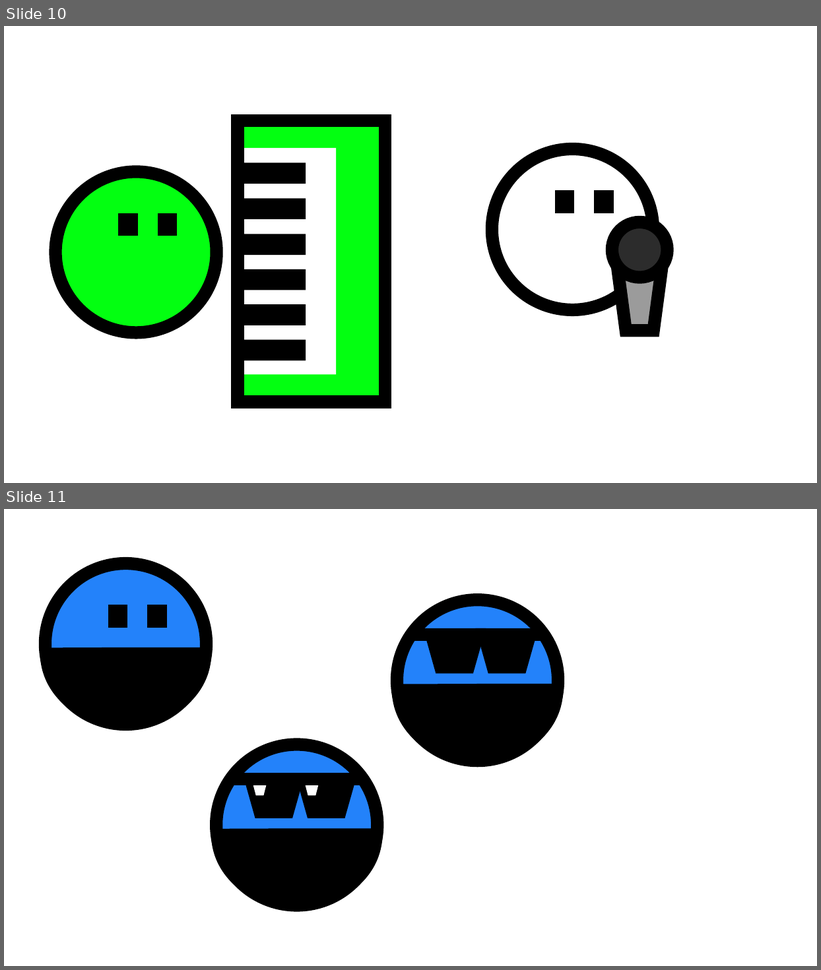
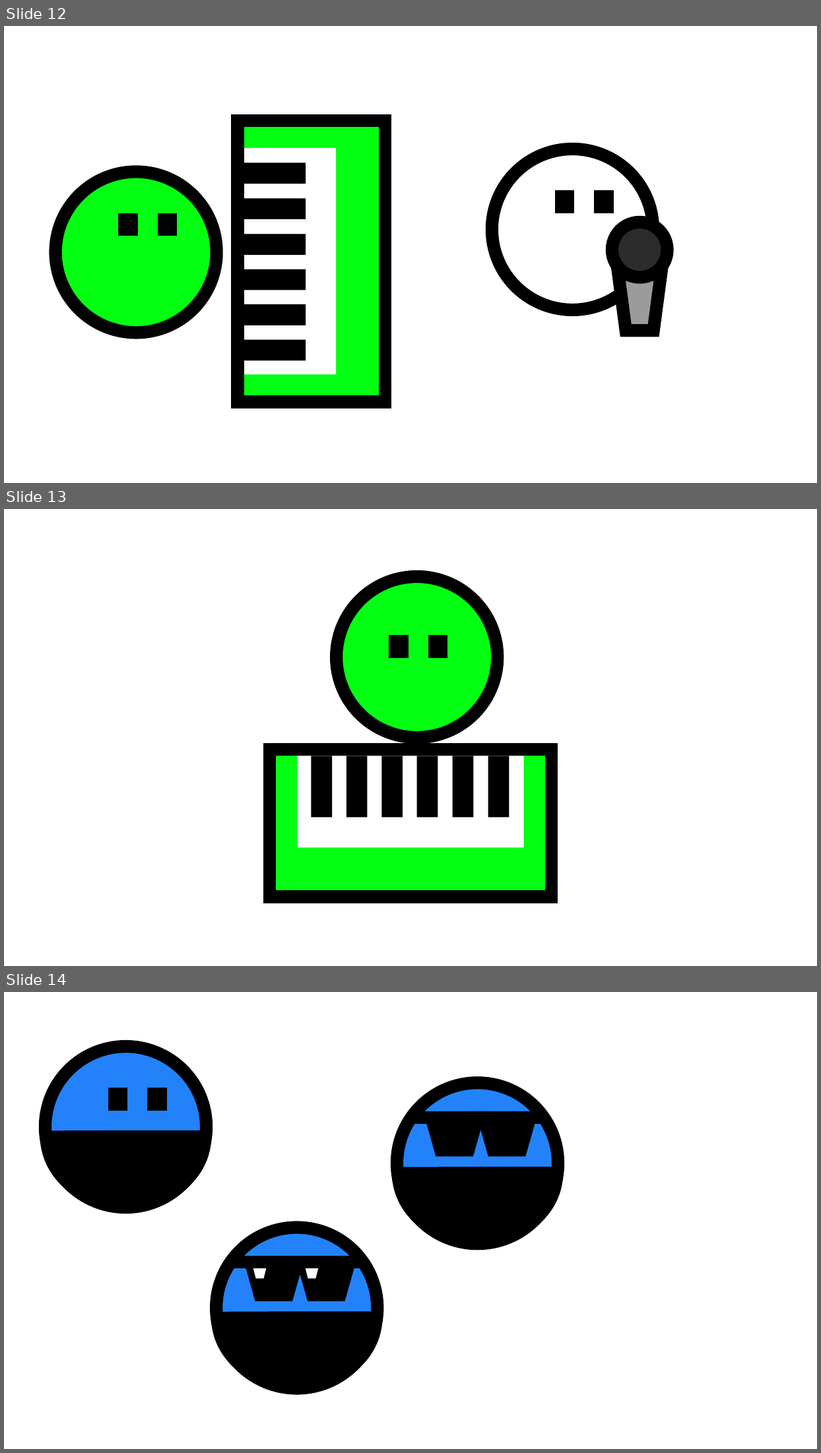
Before and after one commit to JoqTheJJ/IC-8048-Simulador_Virus, a slide deck: Documentacion/Creacion Sprites/Sprites.pptx. Shown one above the other, each under a label of ours: slides 10 and 11 before the commit, slides 12, 13 and 14 after it. The pictures are 821x970 and 821x1453 pixels, drawn with LibreOffice and Linux fonts; fonts in the diff are those of the drawing. Boxes give left, top, right and bottom in pixels: in the first picture for what was removed or moved away, otherwise in the second. Text is boxed around its words. In the diff, an @@ line names an element or a change of style, - is before the commit and + after.

```diff
--- a/Documentacion/Creacion Sprites/Sprites.pptx
+++ b/Documentacion/Creacion Sprites/Sprites.pptx
@@ slide 13 added at (4, 509, 817, 966), background #FFFFFF @@
@@ ellipse added at (337, 577, 498, 738), fill #03FF11, outline #000000 15 pt @@
@@ rectangle added at (395, 642, 403, 652), fill #03FF11, outline #000000 15 pt @@
@@ rectangle added at (435, 642, 442, 652), fill #03FF11, outline #000000 15 pt @@
@@ group added at (270, 749, 552, 897): 8 rectangles @@
@@ what was slide 10 is now slide 12 @@
@@ what was slide 11 is now slide 14 @@
```
Also in this commit, not shown: 1 slide changed, 4 other slides added, 7 other files.
